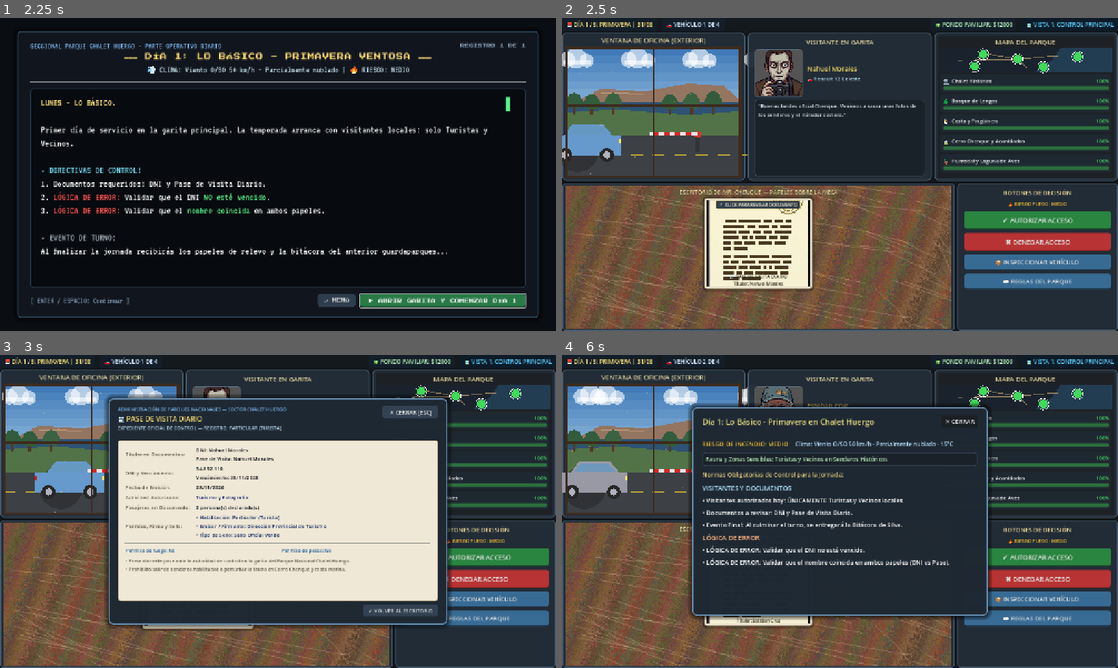
Above: before the commit, frames 1-4 (two rows, left to right).
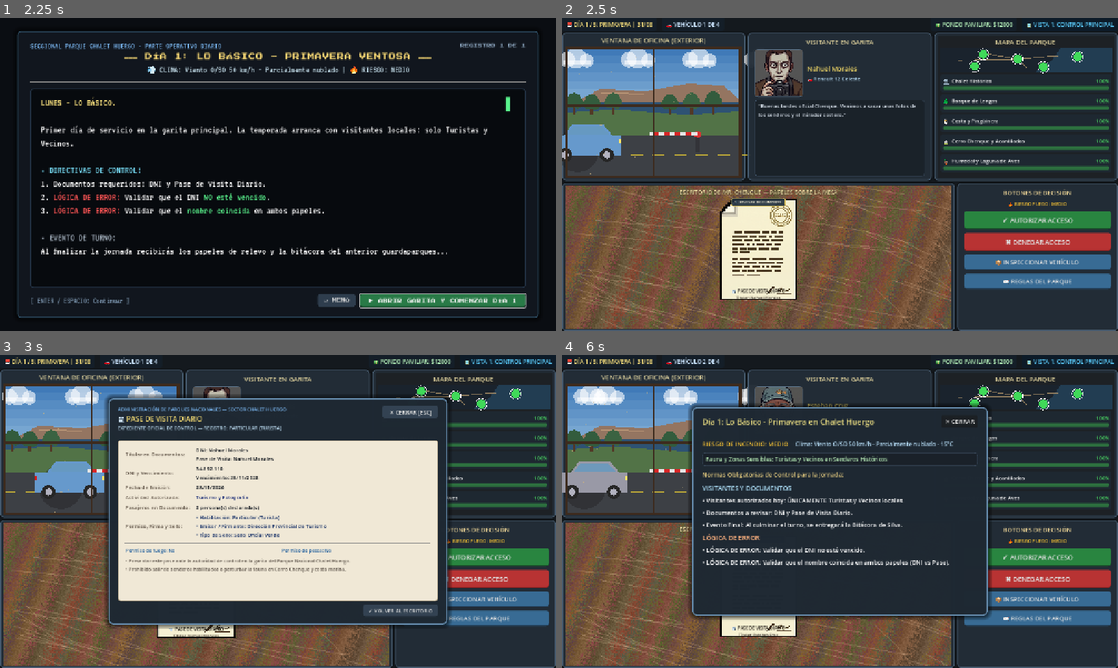
Above: after the commit, the same moments.

Repository: MontielNico/guardabosques-mrchenque
Game: Godot game, scene res://scenes/main_menu.tscn
Two runs of this game, one before a commit and one after it. Both use one fixed random seed, a clock stepped at 60 frames per second and the inputs below.
Inputs (mouse positions are in pixels of both pictures, inside the frame that each line leads up to; where the layout moved, square brackets give the same spot in the first picture):
- Up to frame 1 (2.25 s): click "INICIAR JUEGO" at 0.5 s; tap Enter at 1.25, 1.35, 2.1 s; move the mouse to (400, 158) at 1.27 s; click (400, 158) at 1.42 s; tap Space at 1.52, 2 s; move the mouse to (166, 190) at 2.02 s; click (166, 190) at 2.17 s
- Up to frame 2 (2.5 s): tap Space at 2.27 s
- Up to frame 3 (3 s): click (194, 586) [194, 580] at 2.75 s
- Up to frame 4 (6 s): click "✔ AUTORIZAR ACCESO" at 3.5 s; click "📖 REGLAS DEL PARQUE" at 4.25 s; click "✕ CERRAR" at 5 s; click "✕ CERRAR [ESC]" at 5.75 s

Frame 1 is identical in both runs. In frame 2, 4.4% of the frame differs, in the area x 25-46%, y 57-90%; in frame 3, 0.6%; in frame 4, 0.8%.

Commit message:
documento actualizado

Diff:
--- a/scenes/main_game.tscn
+++ b/scenes/main_game.tscn
@@ -513,9 +513,9 @@
 size_flags_vertical = 3
 
 [node name="DocPreviewCard" type="PanelContainer" parent="VBox/MainLayout/BottomRow/Window4_Desk/DocumentView/DeskMargin/DeskVBox/DocCenterContainer" unique_id=1531321662]
-custom_minimum_size = Vector2(250, 210)
-layout_mode = 2
-theme_override_styles/panel = SubResource("StyleBoxFlat_paper_card")
+custom_minimum_size = Vector2(178, 235)
+layout_mode = 2
+theme_override_styles/panel = SubResource("StyleBoxEmpty_doc_btn")
 
 [node name="DocTexture" type="TextureRect" parent="VBox/MainLayout/BottomRow/Window4_Desk/DocumentView/DeskMargin/DeskVBox/DocCenterContainer/DocPreviewCard" unique_id=256841503]
 layout_mode = 2
@@ -533,14 +533,14 @@
 [node name="DocTypeLabel" type="Label" parent="VBox/MainLayout/BottomRow/Window4_Desk/DocumentView/DeskMargin/DeskVBox/DocCenterContainer/DocPreviewCard/DocInfoOverlay" unique_id=271499799]
 layout_mode = 2
 theme_override_colors/font_color = Color(0.12, 0.1, 0.08, 1)
-theme_override_font_sizes/font_size = 11
+theme_override_font_sizes/font_size = 10
 text = "🏛️ PASE DE VISITA DIARIO"
 horizontal_alignment = 1
 
 [node name="DocOwnerLabel" type="Label" parent="VBox/MainLayout/BottomRow/Window4_Desk/DocumentView/DeskMargin/DeskVBox/DocCenterContainer/DocPreviewCard/DocInfoOverlay" unique_id=1248265820]
 layout_mode = 2
 theme_override_colors/font_color = Color(0.2, 0.16, 0.12, 1)
-theme_override_font_sizes/font_size = 10
+theme_override_font_sizes/font_size = 9
 text = "Titular: Nahuel Morales"
 horizontal_alignment = 1
 
@@ -553,8 +553,8 @@
 [node name="InspectBadgeLabel" type="Label" parent="VBox/MainLayout/BottomRow/Window4_Desk/DocumentView/DeskMargin/DeskVBox/DocCenterContainer/DocPreviewCard/InspectBadge" unique_id=14817725]
 layout_mode = 2
 theme_override_colors/font_color = Color(0.98, 0.95, 0.85, 1)
-theme_override_font_sizes/font_size = 10
-text = "🔍 CLICK PARA REVISAR DOCUMENTO"
+theme_override_font_sizes/font_size = 9
+text = "🔍 REVISAR DOCUMENTO"
 
 [node name="StampVisual" type="Label" parent="VBox/MainLayout/BottomRow/Window4_Desk/DocumentView/DeskMargin/DeskVBox/DocCenterContainer/DocPreviewCard" unique_id=1672402293]
 visible = false
--- a/scripts/document_view.gd
+++ b/scripts/document_view.gd
@@ -29,6 +29,8 @@
 	_load_textures()
 	_setup_interaction()
 	_configure_stamp_visual()
+	if doc_container:
+		doc_container.pivot_offset = doc_container.custom_minimum_size / 2.0
 
 func _load_textures() -> void:
 	# Cargar wood_table.png
